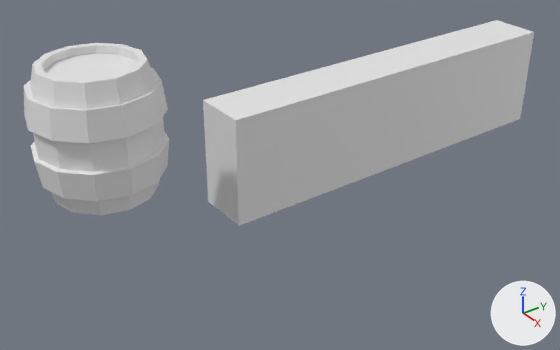
The Blender file Blender/GrantAbbitt/LowPolyWeapons.blend, before and after one commit.
One viewpoint serves both versions: a 50 mm lens placed at (10.08, -9.83, 6.24), pointed at (-0.14, -2.39, -0.72). Lighting does not change. The marker at lower right points along +X, +Y and +Z.

The older version as bpy lines, for what is in view:
```python
me_cube_001 = bpy.data.meshes.new('Cube.001')
me_cube_001.from_pydata([(1.0, -1.0, -1.0), (1.0, -1.0, 1.0), (1.0, 1.0, -1.0), (1.0, 1.0, 1.0), (0.0, 1.0, -1.0), (0.0, 1.0, 1.0), (0.0, -1.0, -1.0), (0.0, -1.0, 1.0)], [], [(4, 5, 3, 2), (2, 3, 1, 0), (4, 2, 0, 6), (0, 1, 7, 6), (3, 5, 7, 1)])
me_cylinder = bpy.data.meshes.new('Cylinder')
me_cylinder.from_pydata(...)  # 276 vertices, 266 faces; spans x -1.16..1.16, y -1.16..1.16, z -0.9..0.9
ob_cube = bpy.data.objects.new('Cube', me_cube_001)
ob_cube.location = (0.0, 0.0, 0.0)
ob_cube.scale = (0.503, 3.74, 1.0)
_m = ob_cube.modifiers.new('Mirror', 'MIRROR')
_m.use_clip = True
ob_cylinder = bpy.data.objects.new('Cylinder', me_cylinder)
ob_cylinder.location = (0.0, -5.84, 1.27)
ob_cylinder.scale = (0.897, 0.897, 1.16)
```
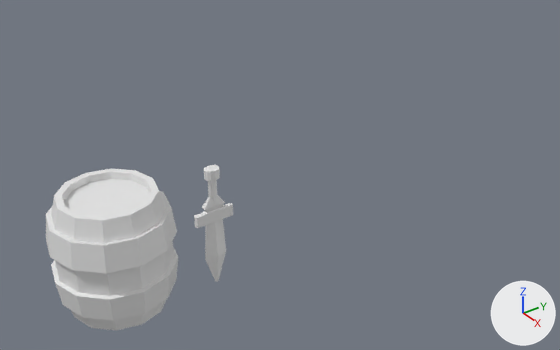
Boxes [x1, y1, x2, y2] around the edits, measured in the pictures (560 x 350 px):
'Cube', reshaped, moved, rescaled, modifiers changed (88% narrower, 43% shorter): before [203, 20, 534, 226]; after [194, 165, 233, 282]
'Cylinder', moved: before [24, 43, 169, 215]; after [46, 168, 178, 331]

What the commit changed:
me_cube_001 is used by ob_cube; location (0.0, 0.0, 0.0); scale (0.503, 3.74, 1.0).
me_cube_001 had 8 vertices, 5 faces and spanned x 0.0..1.0, y -1.0..1.0, z -1.0..1.0.
me_cube_001 now has 106 vertices, 76 faces and spans x 0.0..2.22, y -1.0..0.0, z -13.96..9.22.
Part 1, on me_cube_001:
2 vertices are removed from x 1.0, y 1.0, z -1.0..1.0.
4 faces are deleted.
4 vertices move from x 0.0..1.0, y -1.0..1.0, z -1.0..1.0 to x 0.0..1.0, y -0.94..-0.5, z -1.0..1.0.
79 vertices are added at x 0.0..2.22, y -0.58..0.0, z -13.96..9.22.
8 new vertices lie (0.0, 0.0, 3.34) away from vertices in x 0.0..0.83, y -0.22..0.0, z 3.85.
7 new vertices lie (0.0, 0.0, 1.72) away from vertices in x 0.0..2.22, y -0.36..0.0, z 7.34.
6 new vertices lie (0.12, -0.06, 0.46) away from vertices in x 0.81..0.95, y -0.47..-0.34, z 1.67.
75 new faces join them.
Object 'Cylinder' (ob_cylinder) moves from (0.0, -5.84, 1.27) to (0.0, -5.84, -0.9).
Object 'Cube' (ob_cube) moves from (0.0, 0.0, 0.0) to (0.0, -3.93, -0.97).
Object 'Cube' (ob_cube) is rescaled from (0.503, 3.74, 1.0) to (0.0521, 0.387, 0.103).
Object 'Cube' (ob_cube) has a MIRROR modifier named 'Mirror'.
Modifier setting: use_axis = (True, True, False).
